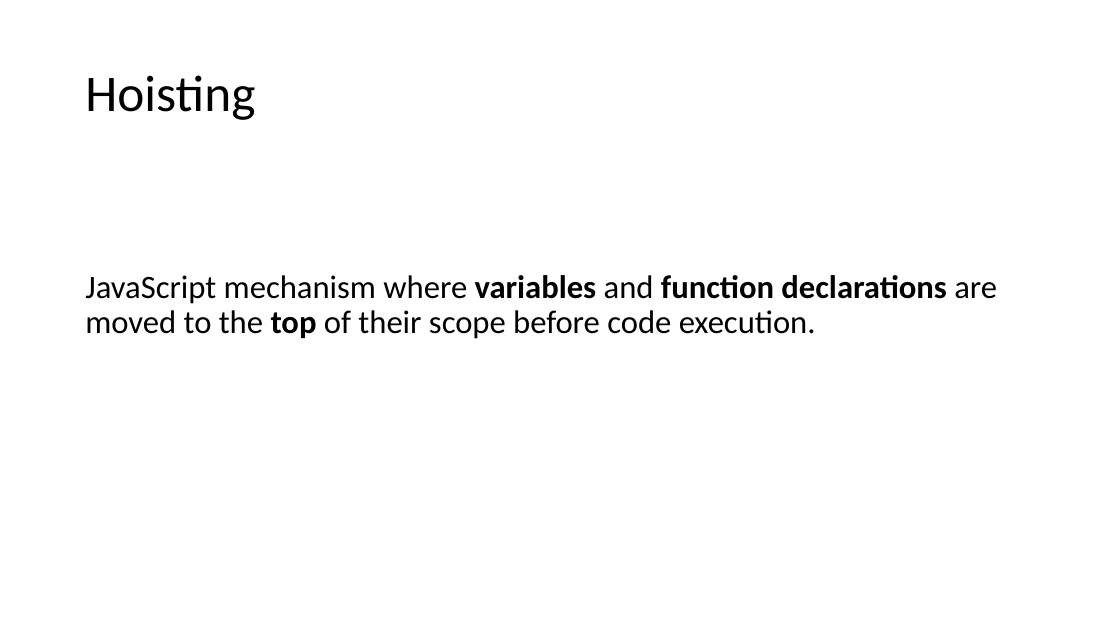
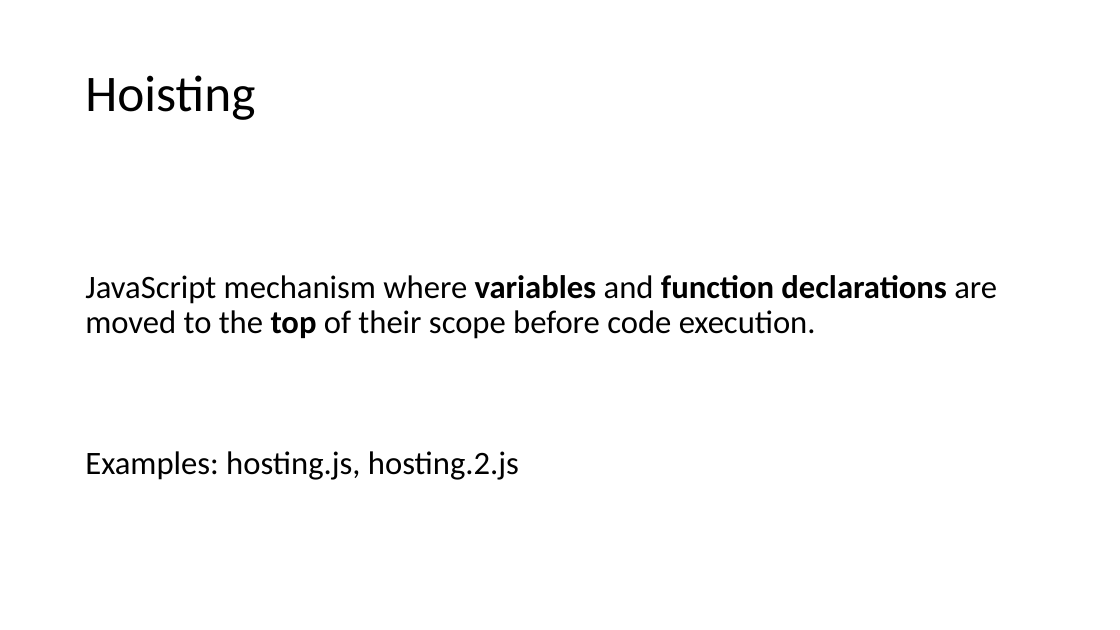
Before and after one commit to dankrz/JsTraining, a slide deck: slide 13 of JsTraining-presentation/JS Training.pptx (slide 11 before the commit). Drawn at 1120x630 pixels with LibreOffice and Linux fonts; fonts in the diff are those of the drawing. Boxes give left, top, right and bottom in pixels: in the first picture for what was removed or moved away, otherwise in the second. Text is boxed around its words. In the diff, an @@ line names an element or a change of style, - is before the commit and + after.

```diff
--- a/JsTraining-presentation/JS Training.pptx
+++ b/JsTraining-presentation/JS Training.pptx
@@ text at [85,451,519,480]: paragraph added @@
+Examples: hosting.js, hosting.2.js
```
Also in this commit, not shown: 11 other slides changed, 8 slides added, 2 slides removed, 13 other files.
